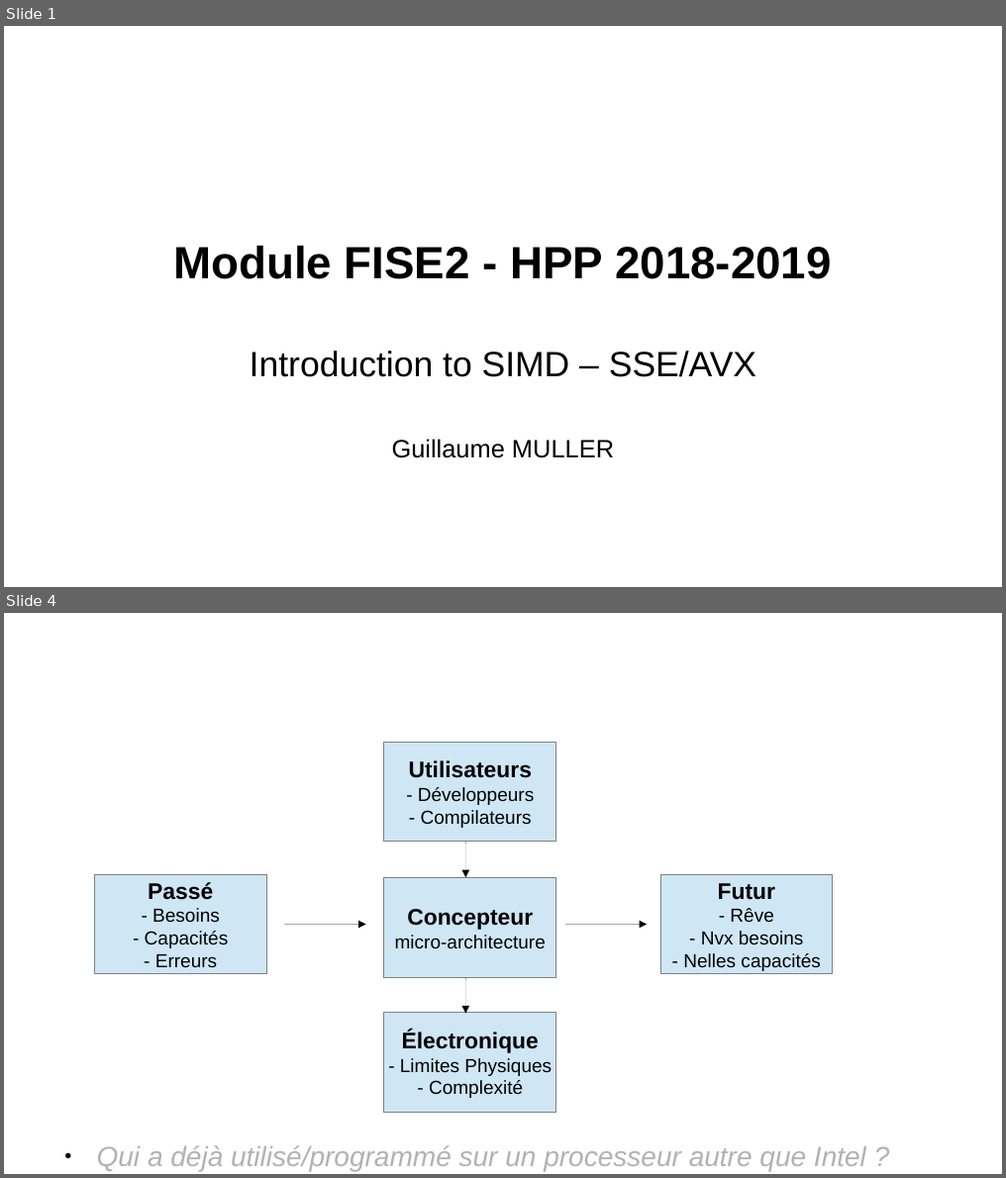
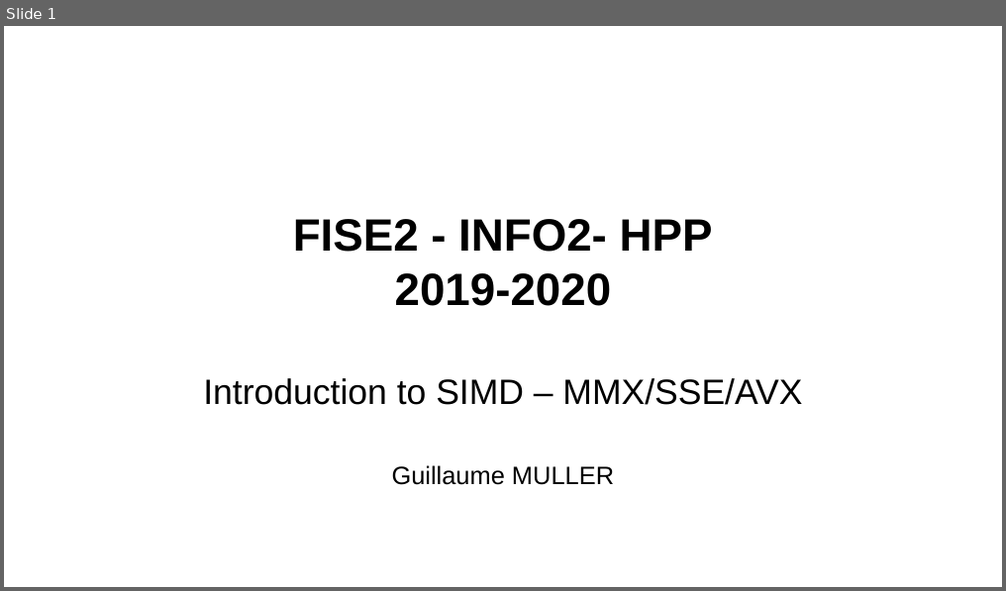
Before and after one commit to telecom-se/hpp, a slide deck: lab2/Slides/slides_Intro.odp. Shown one above the other, each under a label of ours: slides 1 and 4 before the commit, slide 1 after it; the slides between them are not shown. The pictures are 1006x1178 and 1006x591 pixels, drawn with LibreOffice and Linux fonts; fonts in the diff are those of the drawing; background and template pictures are left out. Boxes give left, top, right and bottom in pixels: in the first picture for what was removed or moved away, otherwise in the second. Text is boxed around its words. In the diff, an @@ line names an element or a change of style, - is before the commit and + after.

```diff
--- a/lab2/Slides/slides_Intro.odp
+++ b/lab2/Slides/slides_Intro.odp
@@ slide 4 removed at [4,613,1002,1174], background #FFFFFF @@
@@ title removed at [54,635,749,727] @@
-"ça dépend, ça dépasse" ?
@@ rectangle removed at [384,743,556,842] @@
-Utilisateurs
-- Développeurs
-- Compilateurs
@@ arrow removed from (465, 842) to (465, 877) @@
@@ rectangle removed at [94,874,266,974] @@
-Passé
-- Besoins
-- Capacités
-- Erreurs
@@ rectangle removed at [384,878,556,978] @@
-Concepteur
-micro-architecture
@@ rectangle removed at [660,874,833,974] @@
-Futur
-- Rêve
-- Nvx besoins
-- Nelles capacités
@@ arrow removed from (285, 925) to (366, 925) @@
@@ arrow removed from (565, 925) to (647, 925) @@
@@ arrow removed from (465, 978) to (465, 1013) @@
@@ rectangle removed at [384,1013,556,1113] @@
-Électronique
-- Limites Physiques
-- Complexité
@@ text removed at [97,1146,866,1171] @@
-● Qui a déjà utilisé/programmé sur un processeur autre que Intel ?
@@ slide 1 changed as well @@
@@ subtitle at [203,219,802,405]: text changed @@
-Module FISE2 - HPP 2018-2019
-Introduction to SIMD – SSE/AVX
+FISE2 - INFO2- HPP
+2019-2020
+Introduction to SIMD – MMX/SSE/AVX
```
Also in this commit, not shown: 2 other slides changed, 2 slides added, 1 other slide removed, 1 other file.
